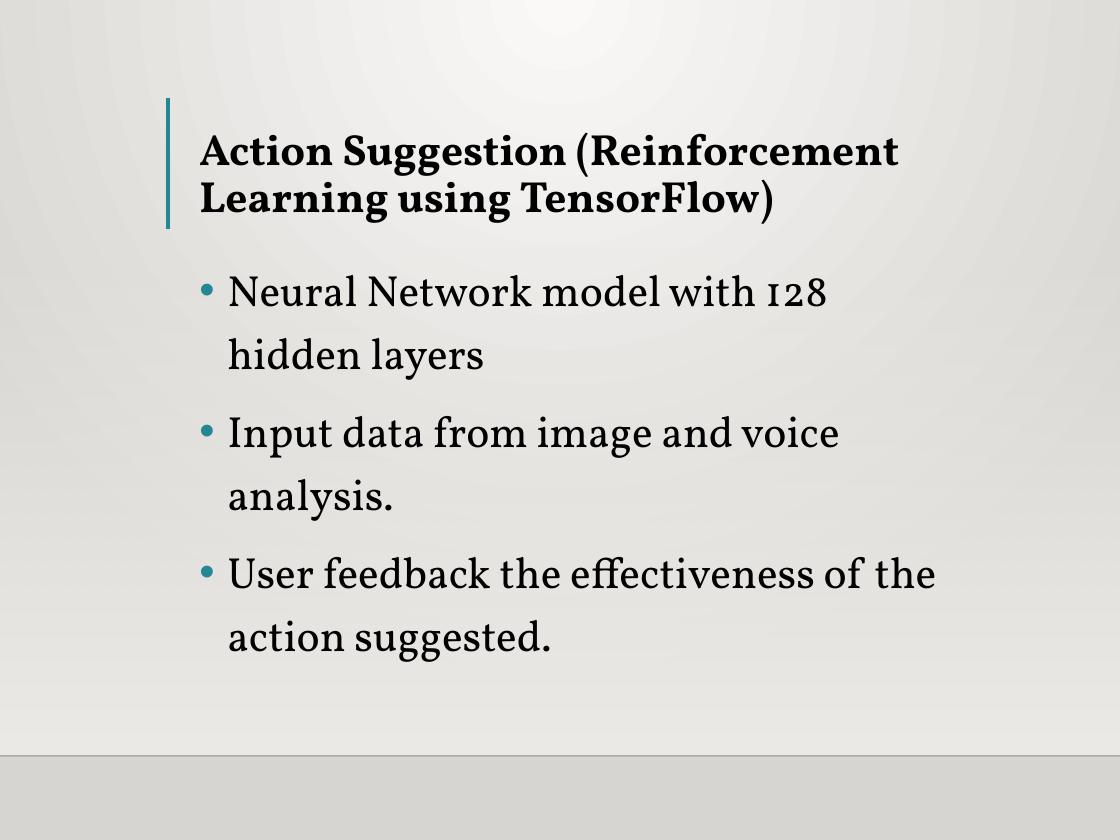
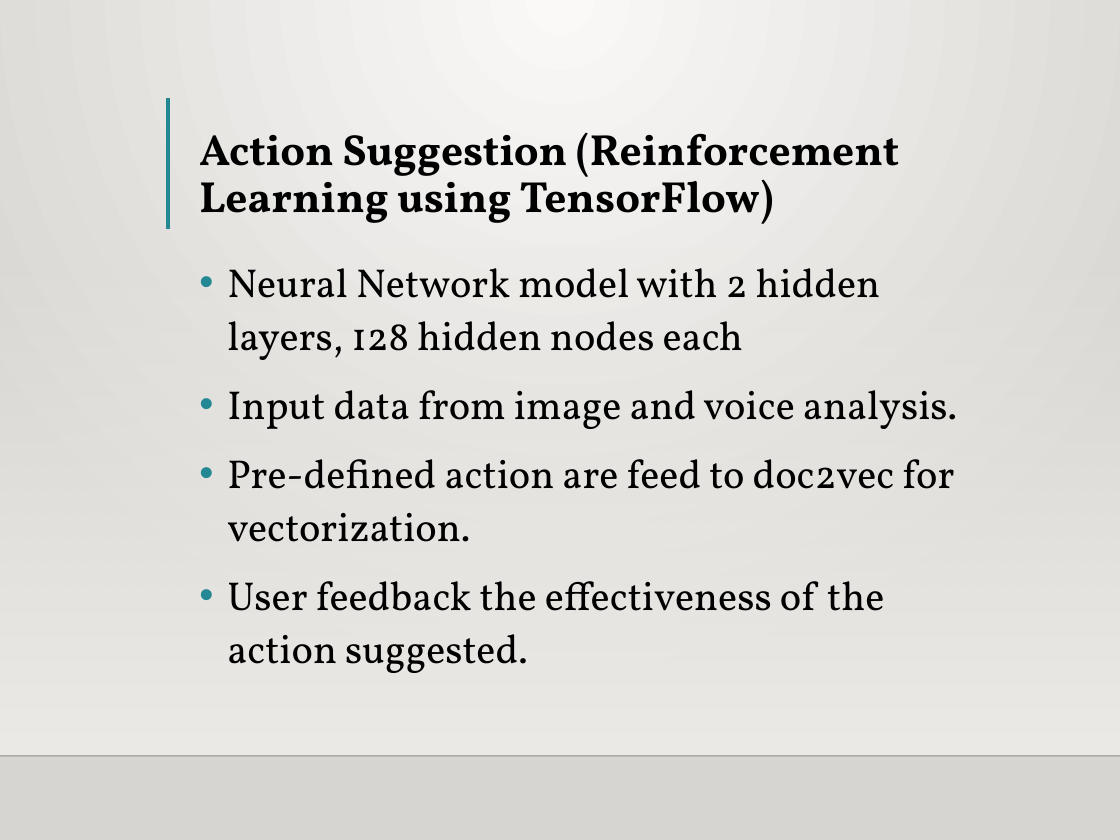
Before and after one commit to pakzan/Interapp, a slide deck: slide 6 of presentation.pptx (slide 7 before the commit). Drawn at 1120x840 pixels with LibreOffice and Linux fonts; fonts in the diff are those of the drawing; background and template pictures are left out. Boxes give left, top, right and bottom in pixels: in the first picture for what was removed or moved away, otherwise in the second. Text is boxed around its words. In the diff, an @@ line names an element or a change of style, - is before the commit and + after.

```diff
--- a/presentation.pptx
+++ b/presentation.pptx
@@ text at <box>227,268,881,360</box>: text changed; size 28 to 25.9 pt @@
-• Neural Network model with 128 hidden layers
+• Neural Network model with 2 hidden layers, 128 hidden nodes each
@@ text at <box>227,390,957,673</box>: size 28 to 25.9 pt in "Input data from image and voice analysis.", "User feedback the effectiveness of the action ..."; line spacing 1.2 to 1.1 @@
@@ text at <box>227,459,954,542</box>: paragraph added @@
+• Pre-defined action are feed to doc2vec for vectorization.
```
Also in this commit, not shown: 2 other slides changed, 1 slide added, 1 slide removed.
